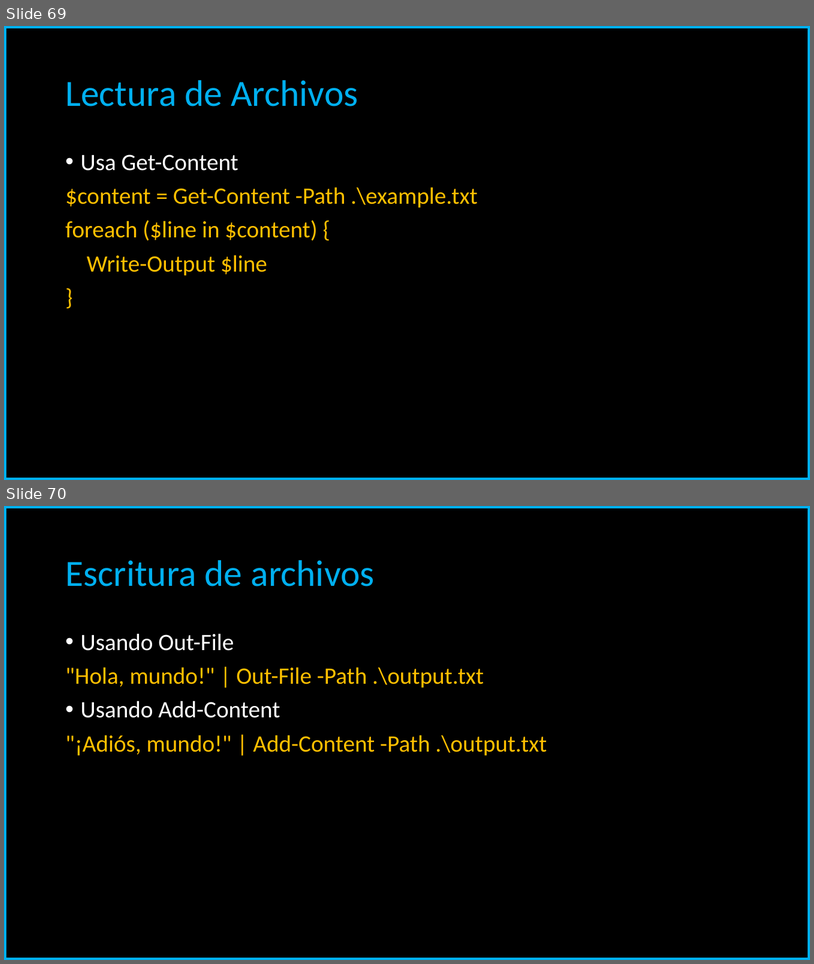
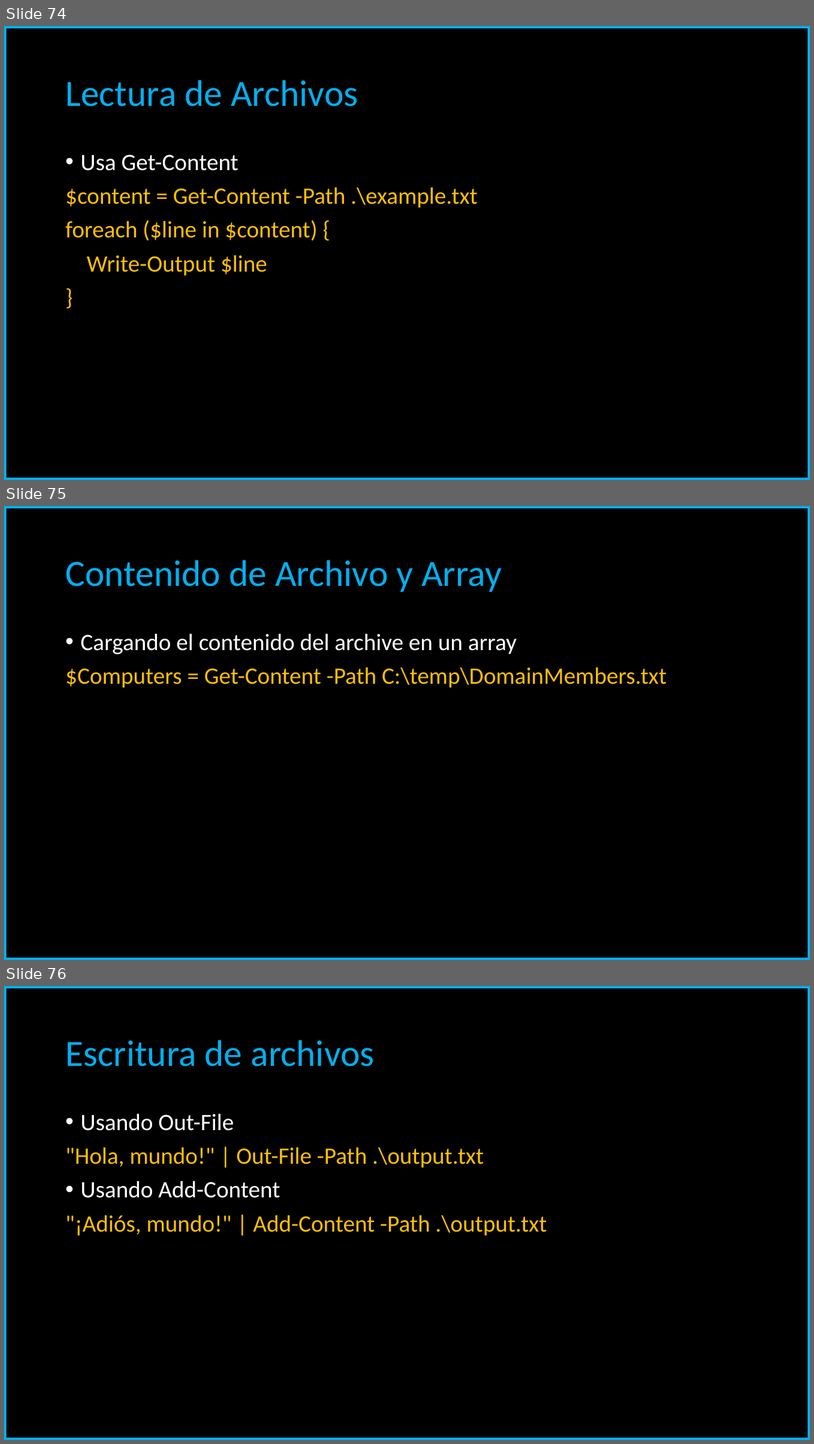
Before and after one commit to carloscarreno/linuxscripting, a slide deck: PowerShell Scripting.pptx. Shown one above the other, each under a label of ours: slides 69 and 70 before the commit, slides 74, 75 and 76 after it. The pictures are 814x964 and 814x1444 pixels, drawn with LibreOffice and Linux fonts; fonts in the diff are those of the drawing. Boxes give left, top, right and bottom in pixels: in the first picture for what was removed or moved away, otherwise in the second. Text is boxed around its words. In the diff, an @@ line names an element or a change of style, - is before the commit and + after.

```diff
--- a/PowerShell Scripting.pptx
+++ b/PowerShell Scripting.pptx
@@ slide 75 added at [4, 506, 810, 960], background #000000; not listed: 1 template element that a slide beside it also shows @@
@@ title added at [65, 560, 502, 592], 44 pt, text #00B0F0 @@
+Contenido de Archivo y Array
@@ text added at [65, 633, 667, 688], 28 pt, text #FFC000 @@
+• Cargando el contenido del archive en un array
+$Computers = Get-Content -Path C:\temp\DomainMembers.txt
@@ what was slide 69 is now slide 74 @@
@@ what was slide 70 is now slide 76 @@
```
Also in this commit, not shown: 4 slides changed, 7 other slides added, 1 slide removed.
